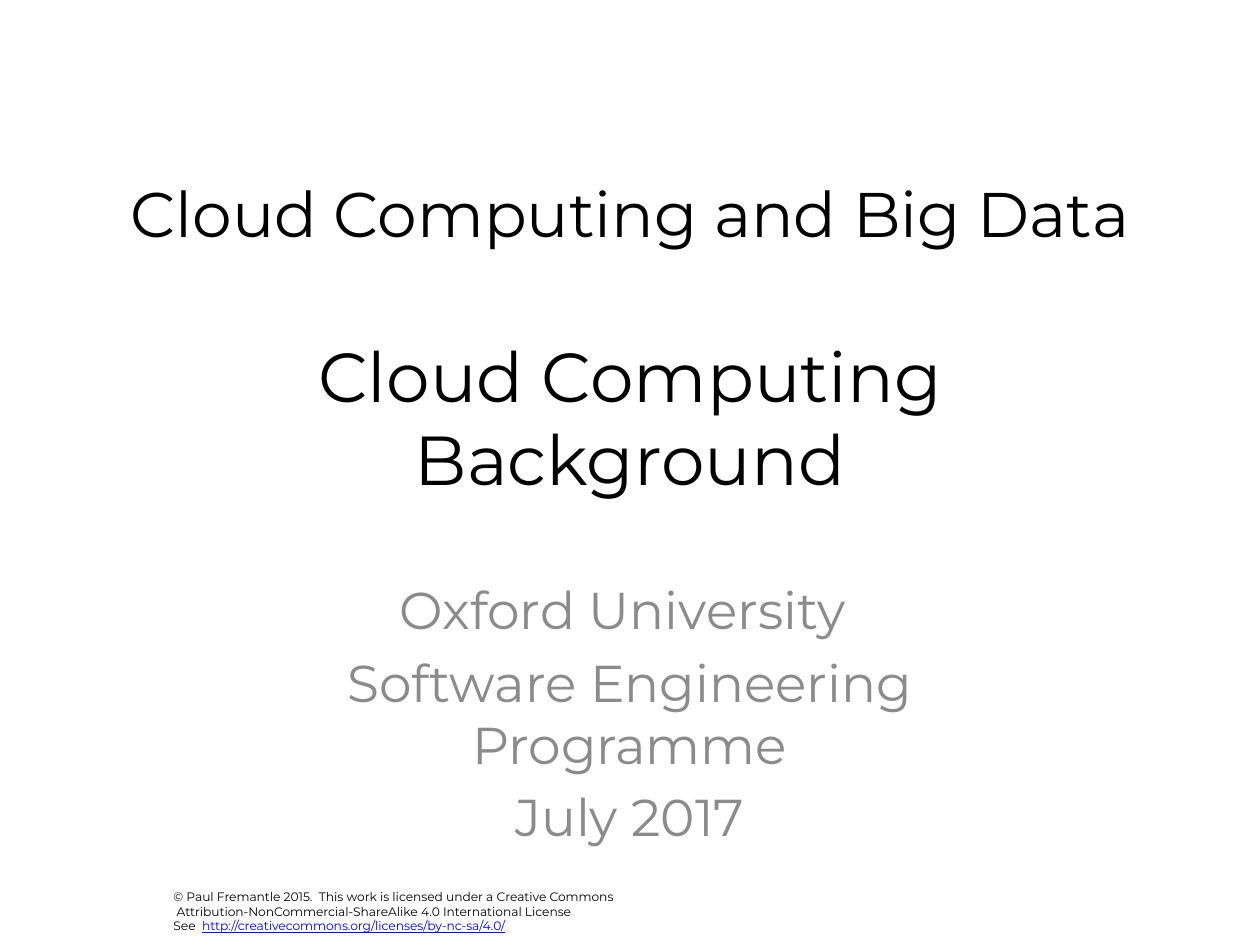
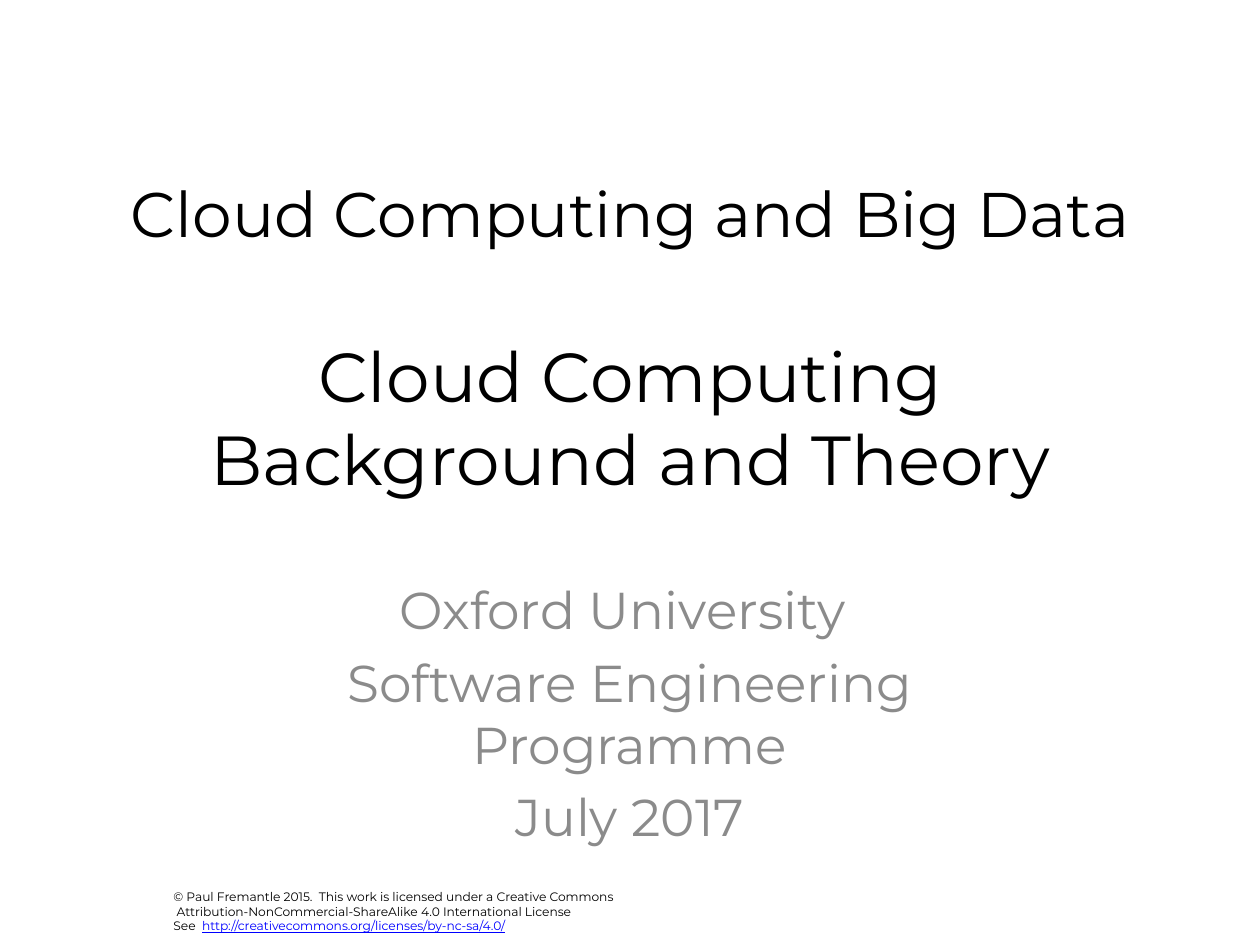
Before and after one commit to pzfreo/ox-clo, a slide deck: slide 1 of pres-source/03-cloud-computing-background.pptx. Drawn at 1260x945 pixels with LibreOffice and Linux fonts; fonts in the diff are those of the drawing; background and template pictures are left out. Boxes give left, top, right and bottom in pixels: in the first picture for what was removed or moved away, otherwise in the second. Text is boxed around its words. In the diff, an @@ line names an element or a change of style, - is before the commit and + after.

```diff
--- a/pres-source/03-cloud-computing-background.pptx
+++ b/pres-source/03-cloud-computing-background.pptx
@@ title at box(131, 190, 1129, 499): text changed; size 36 to 39.6 pt @@
-Cloud Computing and Big Data
-Cloud Computing
-Background
+Cloud Computing and Big Data
+Cloud Computing
+Background and Theory
```
Also in this commit, not shown: 1 other slide changed, 5 slides added, 4 other files.
